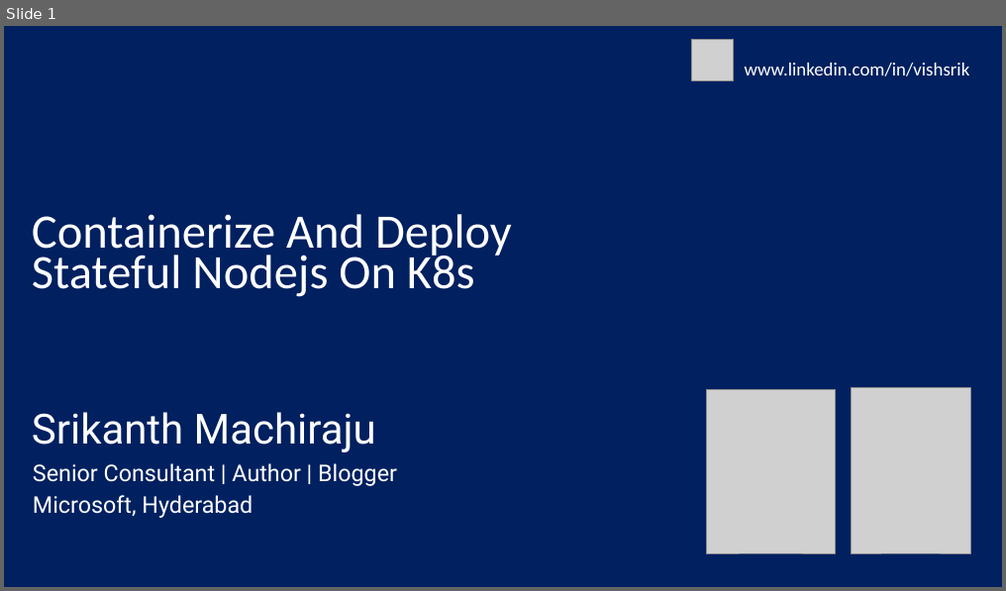
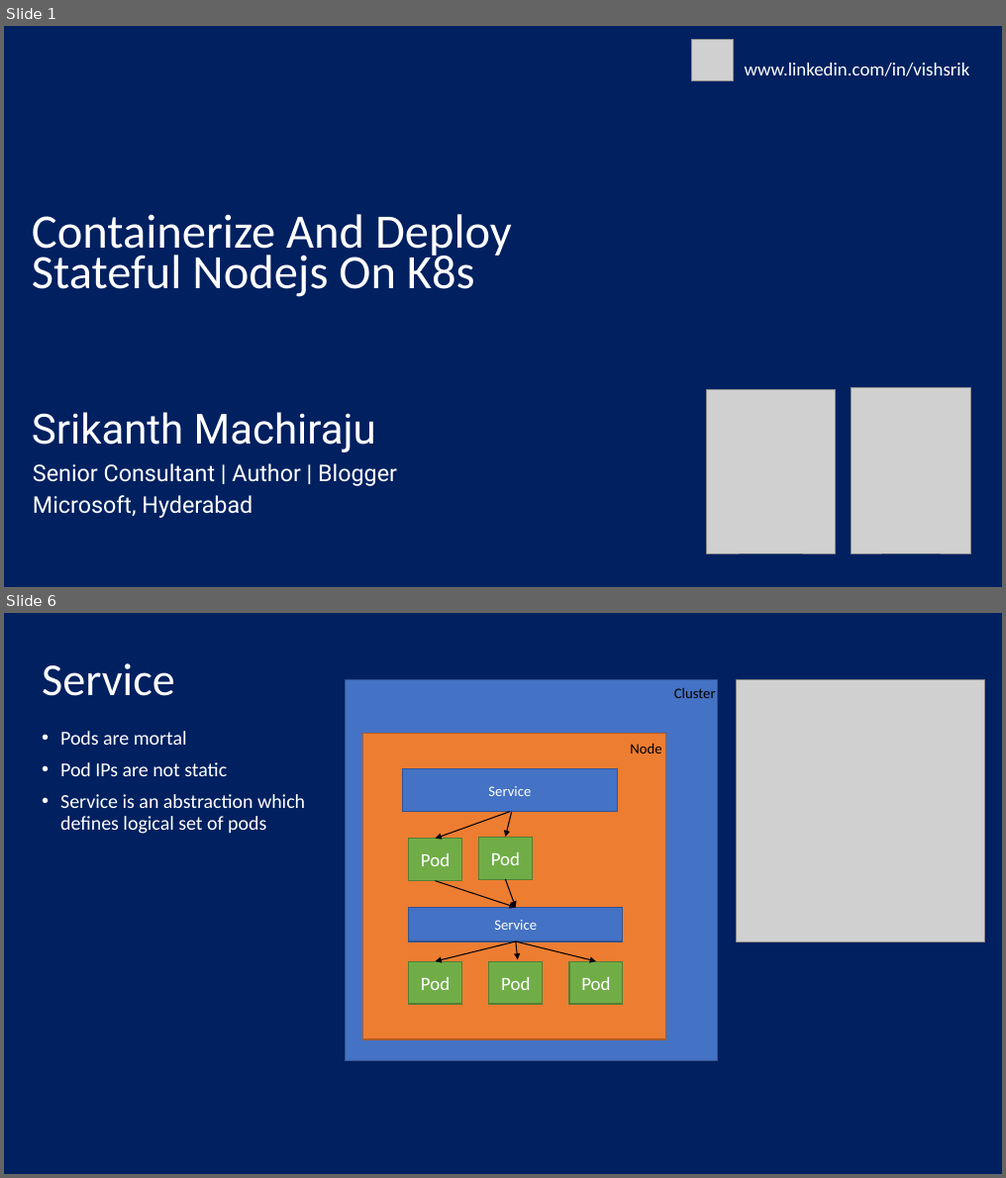
Before and after one commit to sriksmachi/nodejs-docker-k8s-training, a slide deck: ppt/nodejs-docker-k8s.pptx. Shown one above the other, each under a label of ours: slide 1 before the commit, slides 1 and 6 after it; the slides between them are not shown. The pictures are 1006x591 and 1006x1178 pixels, drawn with LibreOffice and Linux fonts; fonts in the diff are those of the drawing; grey boxes stand for pictures. Boxes give left, top, right and bottom in pixels: in the first picture for what was removed or moved away, otherwise in the second. Text is boxed around its words. In the diff, an @@ line names an element or a change of style, - is before the commit and + after.

```diff
--- a/ppt/nodejs-docker-k8s.pptx
+++ b/ppt/nodejs-docker-k8s.pptx
@@ slide 6 added at (4, 613, 1002, 1174), background #002060 @@
@@ title added at (42, 663, 175, 696), 44 pt, text #FFFFFF @@
+Service
@@ picture added at (737, 680, 985, 943) @@
@@ text added at (60, 731, 305, 834), 19 pt, text #FFFFFF @@
+• Pods are mortal
+• Pod IPs are not static
+• Service is an abstraction which defines logical set of pods
@@ group added at (345, 680, 718, 1060): 9 rectangles, 7 arrows, 2 texts @@
+Pod
+Service
+Node
+Cluster
+Pod
+Pod
+Pod
+Pod
+Service
```
Also in this commit, not shown: 2 slides changed, 5 other slides added, 1 slide removed, 17 other files.
